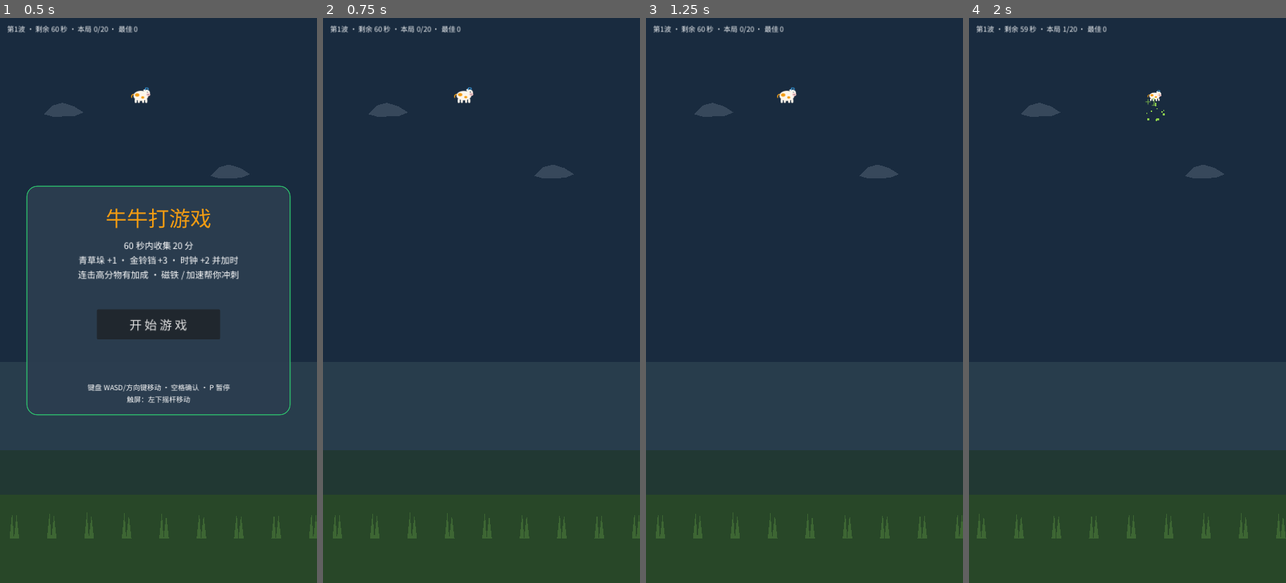
Above: before the commit, frames 1-4 (left to right).
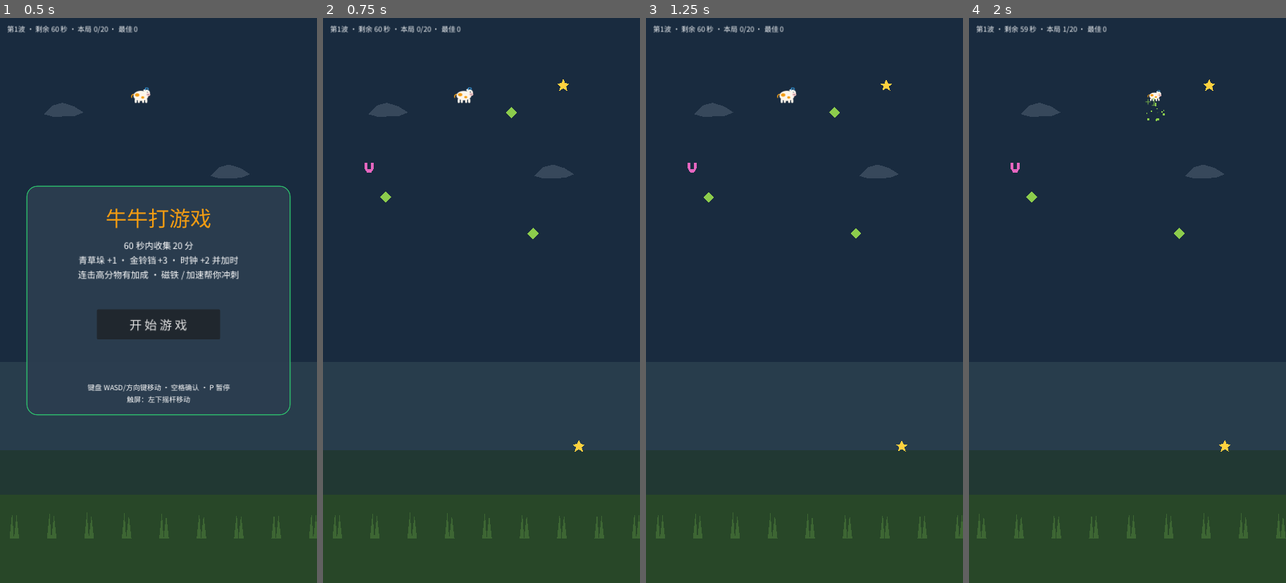
Above: after the commit, the same moments.

Repository: hl3w22bupt/myrd-playground
Game: Godot game, scene res://scenes/main.tscn
Two runs of this game, one before a commit and one after it. Both use one fixed random seed, a clock stepped at 60 frames per second and the inputs below.
Inputs (mouse positions are in pixels of both pictures, inside the frame that each line leads up to):
- Up to frame 1 (0.5 s): no input
- Up to frame 2 (0.75 s): click "开 始 游 戏" at 0.5 s
- Up to frame 3 (1.25 s): no input
- Up to frame 4 (2 s): tap Enter (confirm) at 1.25 s; move the mouse to (1197, 272) at 1.27 s; hold D (move_right) from 1.28 s (still down); hold Enter (confirm) from 1.28 s (still down); click (1197, 272) at 1.42 s; tap Space at 1.52 s

Frame 1 is identical in both runs. In frame 2, 0.2% of the frame differs, in the area x 13-83%, y 10-77%; in frame 3, 0.2%; in frame 4, 0.2%.

Commit message:
fix(game-8): v5 线上可玩性四缺陷修复——A 零刷出/B 移动失效/C 结算重叠/D 触屏UI泄漏
A 可收集物零刷出（线上致命，headless 全绿盲区）：Godot 4.3 Web 导出（bytecode）下
  static var 的 PackedVector2Array 初始化数据整体丢失（size 保留、坐标全 (0,0)），
  物品画成退化多边形而不可见、逻辑节点照常——KIND_POLYGONS 改为 static func
  kind_polygon() 内字面量构造，Web 与桌面行为一致。
B 移动全失效（键盘/摇杆）：虚拟摇杆把触摸处理写在 _unhandled_input，Godot 4 Viewport
  的 GUI 阶段会先按位置把 ScreenTouch 消费给命中的 Control（摇杆自己）转模拟鼠标，
  unhandled 分支永远收不到按下事件——处理上移 _input，判定区外扩 40px 防贴边脱靶。
C 结算面板文字压按钮：结论行 24px 长文本无换行溢出 label 区——加 AUTOWRAP_WORD_SMART
  降字号 20，结论/新纪录/按钮三段重排（16..134/138..172/180..244）互不重叠，面板加高。
D 触屏 UI 泄漏桌面：触屏判定加 pointer:coarse（Web 下 matchMedia），桌面视口摇杆/
  确认完全隐藏，与壳页底部提示条的重叠随之消除。
产物：重导出 pck 2.61MB（exclude_filter 排除 qa/docs 证据包不入产物），产物自跑冒烟
  GODOT_SMOKE: PASS（res://tests/smoke.tscn 320 帧全断言）。
门禁：preflight PASS / smoke@320 PASS / fuzz PASS（seed=20260913 6批239帧）/
  playtest@3600 PASS（3局 fb=185/222/213）。
盲区闭合：新增 tools/playability-probe.mjs——CDP 真实事件驱动（非引擎级注入）+
  截图像素检测，P1 刷出>0 / P2 键盘位移>30px / P3 摇杆位移>30px 三项观测断言，
  本地壳链路实测 1272 命中 / 118px / 172px（v4 修复前三项恒 0），闭合 v4 验收 §五.4。

Co-Authored-By: Claude <noreply@anthropic.com>

Diff:
--- a/games/game-8/scripts/collectible.gd
+++ b/games/game-8/scripts/collectible.gd
@@ -22,15 +22,41 @@
 	"boost": Color(0.35, 0.9, 0.85, 1),    # 加速：青碧
 }
 ## 类型专属造型（局部坐标多边形，半径 ~14px，与 CollisionShape2D 圆 r=14 匹配）。
-## ⚠️ 用 static var 而非 const：PackedVector2Array(...) 构造不是常量表达式（Godot 4.3 实测），
-## 写 const 会 Parse Error 并连锁炸掉所有引用 Collectible 类型的脚本。
-static var KIND_POLYGONS: Dictionary = {
-	"normal": PackedVector2Array([-12, 0, 0, -12, 12, 0, 0, 12]),
-	"rare": PackedVector2Array([0, -14, 4, -5, 13, -4, 6, 2, 9, 12, 0, 6, -9, 12, -6, 2, -13, -4, -4, -5]),
-	"clock": PackedVector2Array([-6, -12, 6, -12, 12, -6, 12, 6, 6, 12, -6, 12, -12, 6, -12, -6]),
-	"magnet": PackedVector2Array([-10, -12, -4, -12, -4, 2, 4, 2, 4, -12, 10, -12, 10, 0, 4, 10, -4, 10, -10, 0]),
-	"boost": PackedVector2Array([2, -14, 10, -4, 4, -4, 8, 8, -6, 14, -2, 2, -9, 2, -5, -8]),
-}
+## ⚠️ v5 修复（线上 A 缺陷根因）：不能用 static var 持有 PackedVector2Array 字面量——
+## Godot 4.3 Web 导出（bytecode）下 static var 的 packed array 初始化数据会整体丢失
+## （size 保留、坐标全 (0,0)），物品画成退化多边形 = 线上「零刷出」假象，
+## 而 headless/桌面正常（门禁全绿盲区）。改为 static func 内字面量构造，运行时逐点建数组，
+## Web 与桌面行为一致（2026-10 线上复验：像素检测物品可见）。
+static func kind_polygon(kind: String) -> PackedVector2Array:
+	# match 分支用字符串字面量比较：GDScript 的 match 标识符模式是「绑定新变量」，
+	# 写常量名不会按常量值匹配（与 KIND_* 常量同值的字面量在此等价且直观）。
+	match kind:
+		"rare":
+			return PackedVector2Array([
+				Vector2(0, -14), Vector2(4, -5), Vector2(13, -4), Vector2(6, 2),
+				Vector2(9, 12), Vector2(0, 6), Vector2(-9, 12), Vector2(-6, 2),
+				Vector2(-13, -4), Vector2(-4, -5),
+			])
+		"clock":
+			return PackedVector2Array([
+				Vector2(-6, -12), Vector2(6, -12), Vector2(12, -6), Vector2(12, 6),
+				Vector2(6, 12), Vector2(-6, 12), Vector2(-12, 6), Vector2(-12, -6),
+			])
+		"magnet":
+			return PackedVector2Array([
+				Vector2(-10, -12), Vector2(-4, -12), Vector2(-4, 2), Vector2(4, 2),
+				Vector2(4, -12), Vector2(10, -12), Vector2(10, 0), Vector2(4, 10),
+				Vector2(-4, 10), Vector2(-10, 0),
+			])
+		"boost":
+			return PackedVector2Array([
+				Vector2(2, -14), Vector2(10, -4), Vector2(4, -4), Vector2(8, 8),
+				Vector2(-6, 14), Vector2(-2, 2), Vector2(-9, 2), Vector2(-5, -8),
+			])
+		_:
+			return PackedVector2Array([
+				Vector2(-12, 0), Vector2(0, -12), Vector2(12, 0), Vector2(0, 12),
+			])
 
 ## 类型（normal / rare / clock / magnet / boost）；由生成器在实例化后、入树前写入。
 var kind: String = "normal"
@@ -63,8 +89,7 @@
 ## 按类型套配色与造型（v3 画面升级②：专属造型；set_defer 兼容入树前调用）。
 func _apply_kind_visual() -> void:
 	_visual.color = KIND_COLORS.get(kind, KIND_COLORS["normal"])
-	var polygon: PackedVector2Array = KIND_POLYGONS.get(kind, KIND_POLYGONS["normal"])
-	_visual.polygon = polygon
+	_visual.polygon = kind_polygon(kind)
 
 
 func _process(delta: float) -> void:
--- a/games/game-8/scripts/main.gd
+++ b/games/game-8/scripts/main.gd
@@ -85,7 +85,7 @@
 	_build_hud_extras()
 	_build_start_panel()
 	_build_camera()
-	if DisplayServer.is_touchscreen_available():
+	if _touch_ui_should_show():
 		touch_ui.visible = true
 		_move_hint = "摇杆移动 · 收集目标物"
 		_build_pause_button()
@@ -683,20 +683,23 @@
 
 
 ## 结算面板增强（v4 ④3）：新纪录高亮行 + 一键重开/返回合集双按钮（触达区 ≥44×44px）。
-## ResultPanel 加高到 260px；原 ResultLabel 收缩为上半结论区。
+## v5 修复 C（结算文字压按钮）：结论行开启自动换行并降字号，三段（结论 16..134 /
+## 新纪录 138..172 / 按钮行 180..244）互不重叠，面板加高到 320px 容纳三行结论。
 func _build_result_panel_extras() -> void:
-	result_panel.offset_top = -160.0
-	result_panel.offset_bottom = 100.0
-	result_label.offset_top = 14.0
-	result_label.offset_bottom = 118.0
-	result_label.add_theme_font_size_override("font_size", 24)
+	result_panel.offset_top = -180.0
+	result_panel.offset_bottom = 140.0
+	result_label.offset_top = 16.0
+	result_label.offset_bottom = 134.0
+	result_label.add_theme_font_size_override("font_size", 20)
+	# 长结论行（≈28 字）在 528px 宽内必须自动换行，否则画出 label 区域压住按钮（v4 线上实测）。
+	result_label.autowrap_mode = TextServer.AUTOWRAP_WORD_SMART
 
 	_record_label = Label.new()
 	_record_label.name = "RecordLabel"
 	_record_label.unique_name_in_owner = true
 	_record_label.anchor_right = 1.0
-	_record_label.offset_top = 122.0
-	_record_label.offset_bottom = 158.0
+	_record_label.offset_top = 138.0
+	_record_label.offset_bottom = 172.0
 	_record_label.horizontal_alignment = HORIZONTAL_ALIGNMENT_CENTER
 	_record_label.add_theme_font_size_override("font_size", 22)
 	_record_label.add_theme_color_override("font_color", THEME_RECORD)
@@ -710,8 +713,8 @@
 	restart_button.text = "一键重开 (R)"
 	restart_button.offset_left = 24.0
 	restart_button.offset_right = 264.0
-	restart_button.offset_top = 168.0
-	restart_button.offset_bottom = 232.0
+	restart_button.offset_top = 180.0
+	restart_button.offset_bottom = 244.0
 	restart_button.add_theme_font_size_override("font_size", 22)
 	restart_button.custom_minimum_size = Vector2(240.0, 64.0)
 	restart_button.pressed.connect(_start_or_restart)
@@ -722,8 +725,8 @@
 	_back_button.text = "返回合集"
 	_back_button.offset_left = 296.0
 	_back_button.offset_right = 536.0
-	_back_button.offset_top = 168.0
-	_back_button.offset_bottom = 232.0
+	_back_button.offset_top = 180.0
+	_back_button.offset_bottom = 244.0
 	_back_button.add_theme_font_size_override("font_size", 22)
 	_back_button.custom_minimum_size = Vector2(240.0, 64.0)
 	_back_button.pressed.connect(_go_back_to_hub)
@@ -774,6 +777,23 @@
 	return shape
 
 
+## 触屏专用 UI（虚拟摇杆/确认/暂停按钮）显示判定（v5 修复 D）：
+## 双条件 AND —— ①环境具备触摸能力；②主输入是手指（pointer: coarse）。
+## 只查 ① 会让「开了触摸仿真的桌面视口」「触屏笔记本」也显示摇杆，且壳页底部提示条
+## 与游戏内「确认」标签同屏重叠；加上 ② 后桌面键盘环境完全不可见（playtest kit §1.2 口径）。
+## Web 下用 matchMedia 精确判定（真实手机/平板 = coarse；桌面浏览器 = fine）；
+## 非 Web（桌面/无头）保持引擎判定（无触摸屏 = false）。
+func _touch_ui_should_show() -> bool:
+	if not DisplayServer.is_touchscreen_available():
+		return false
+	if OS.has_feature("web"):
+		var coarse: Variant = JavaScriptBridge.eval(
+			"window.matchMedia ? window.matchMedia('(pointer: coarse)').matches : false", true
+		)
+		return coarse == true
+	return true
+
+
 ## 统一面板主题（开始/结算共用：深底、绿描边、圆角）。
 func _apply_panel_theme(panel: Panel) -> void:
 	var style := StyleBoxFlat.new()
--- a/games/game-8/scripts/virtual_joystick.gd
+++ b/games/game-8/scripts/virtual_joystick.gd
@@ -11,6 +11,9 @@
 const STICK_RADIUS: float = 26.0
 ## 摇杆偏离超过该比例视为有效输入（复用 InputMap 默认 deadzone 概念）。
 const DEADZONE_RATIO: float = 0.25
+## 判定区外扩（px）：手指落点允许比可见底盘再宽 40px（720 宽画布下 ≈ 22px 视口余量），
+## 贴边操作与快速滑动不脱靶（v5 修复：原 136px 热区在移动视口仅 ≈74 CSS px，边缘 3px 即丢触点）。
+const HIT_PADDING: float = 40.0
 
 ## 移动动作名，与 project.godot [input] 注册保持一致。
 const MOVE_ACTIONS := {
@@ -32,13 +35,16 @@
 	queue_redraw()
 
 
-## 用 _unhandled_input 而非 _gui_input：拖动事件在手指滑出控件矩形后仍需持续接收，
-## _gui_input 只在指针位于控件内时投递，会丢拖动轨迹。
-func _unhandled_input(event: InputEvent) -> void:
+## ⚠️ v5 修复（线上 B 缺陷根因）：必须在 _input 而非 _unhandled_input 处理 ScreenTouch——
+## Godot 4 的 Viewport 会在 GUI 阶段按位置把 ScreenTouch 消费掉（命中本节点这个 Control，
+## 转成模拟鼠标事件进 _gui_input），走 _unhandled_input 的分支永远收不到「按下」事件，
+## 摇杆从不接管触点 = 移动端移动全失效（headless 用 Input.actionPress 注入，覆盖不到此路径）。
+## _input 在事件链最前端，先于 GUI；接管后 set_input_as_handled 阻止触摸再被当作鼠标点击。
+func _input(event: InputEvent) -> void:
 	if event is InputEventScreenTouch:
 		if event.pressed and _touch_index == -1:
-			# 初始按下必须落在摇杆区域内才接管该触点。
-			if Rect2(Vector2.ZERO, size).has_point(_to_local(event.position)):
+			# 初始按下必须落在摇杆判定区（含外扩余量）内才接管该触点。
+			if _hit_rect().has_point(_to_local(event.position)):
 				_touch_index = event.index
 				_accept_and_update(event.position)
 		elif not event.pressed and event.index == _touch_index:
@@ -46,6 +52,11 @@
 			_release()
 	elif event is InputEventScreenDrag and event.index == _touch_index:
 		_accept_and_update(event.position)
+
+
+## 判定区 = 控件矩形向四周外扩 HIT_PADDING（局部坐标口径）。
+func _hit_rect() -> Rect2:
+	return Rect2(Vector2(-HIT_PADDING, -HIT_PADDING), size + Vector2(HIT_PADDING * 2.0, HIT_PADDING * 2.0))
 
 
 func _accept_and_update(viewport_pos: Vector2) -> void:
Not shown, changed: games/game-8/export_presets.cfg
Not shown, added: games/game-8/qa/v4-acceptance/2026-10-14T06-03-28-v4-mobile-acceptance/steps/01-引擎加载.png.import
Not shown, added: games/game-8/qa/v4-acceptance/2026-10-14T06-03-28-v4-mobile-acceptance/steps/02-开始面板.png.import
Not shown, added: games/game-8/qa/v4-acceptance/2026-10-14T06-03-28-v4-mobile-acceptance/steps/03-触摸开始.png.import
Not shown, added: games/game-8/qa/v4-acceptance/2026-10-14T06-03-28-v4-mobile-acceptance/steps/04-键盘W.png.import
Not shown, added: games/game-8/qa/v4-acceptance/2026-10-14T06-03-28-v4-mobile-acceptance/steps/05-键盘W.png.import
Not shown, added: games/game-8/qa/v4-acceptance/2026-10-14T06-03-28-v4-mobile-acceptance/steps/06-键盘W.png.import
Not shown, added: games/game-8/qa/v4-acceptance/2026-10-14T06-03-28-v4-mobile-acceptance/steps/07-键盘W.png.import
Not shown, added: games/game-8/qa/v4-acceptance/2026-10-14T06-03-28-v4-mobile-acceptance/steps/08-键盘W.png.import
Not shown, added: games/game-8/qa/v4-acceptance/2026-10-14T06-03-28-v4-mobile-acceptance/steps/09-键盘W.png.import
Not shown, added: games/game-8/qa/v4-acceptance/2026-10-14T06-03-28-v4-mobile-acceptance/steps/10-键盘W后.png.import
Not shown, added: games/game-8/qa/v4-acceptance/2026-10-14T06-03-28-v4-mobile-acceptance/steps/11-键盘D.png.import
(and 451 more such lines)
